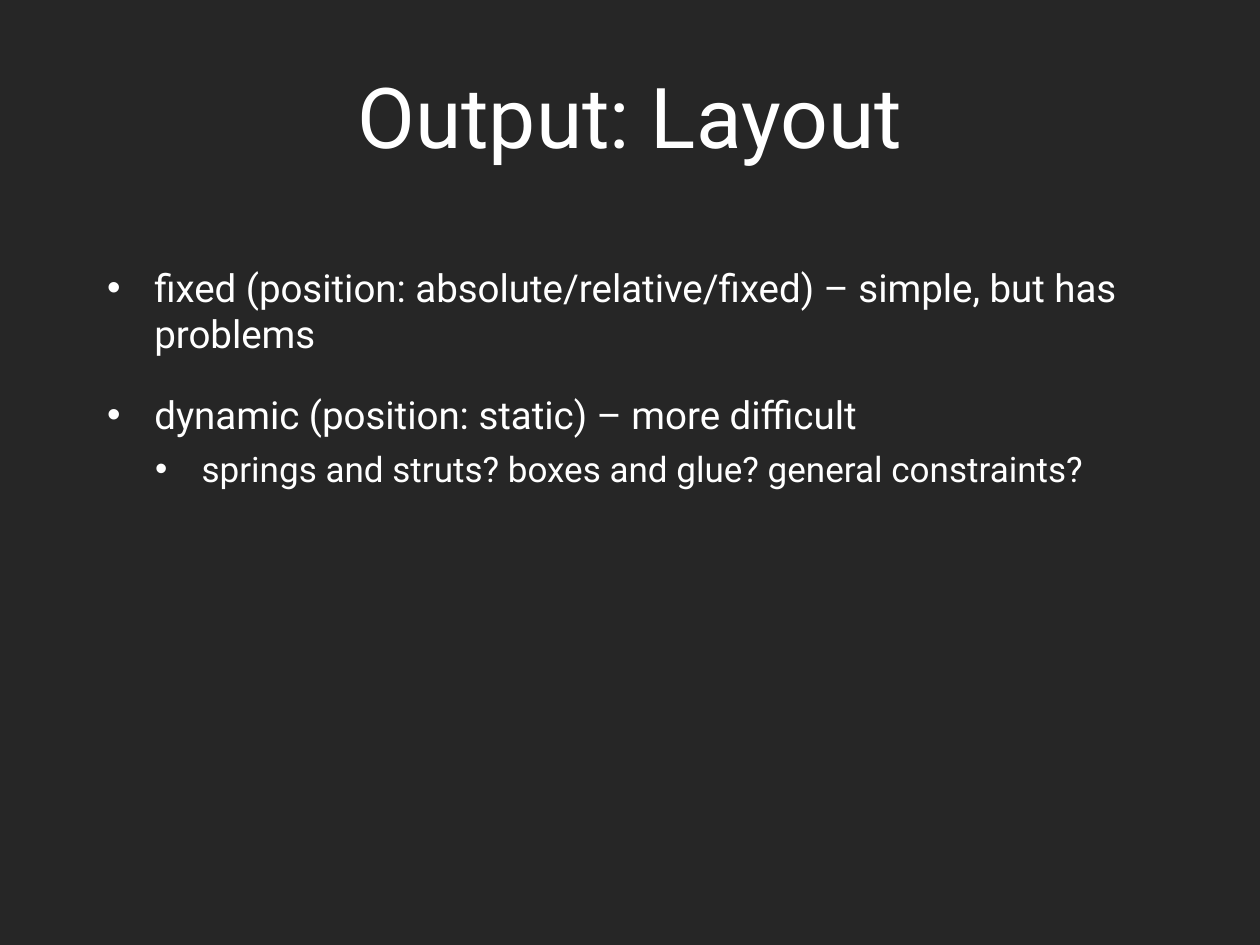
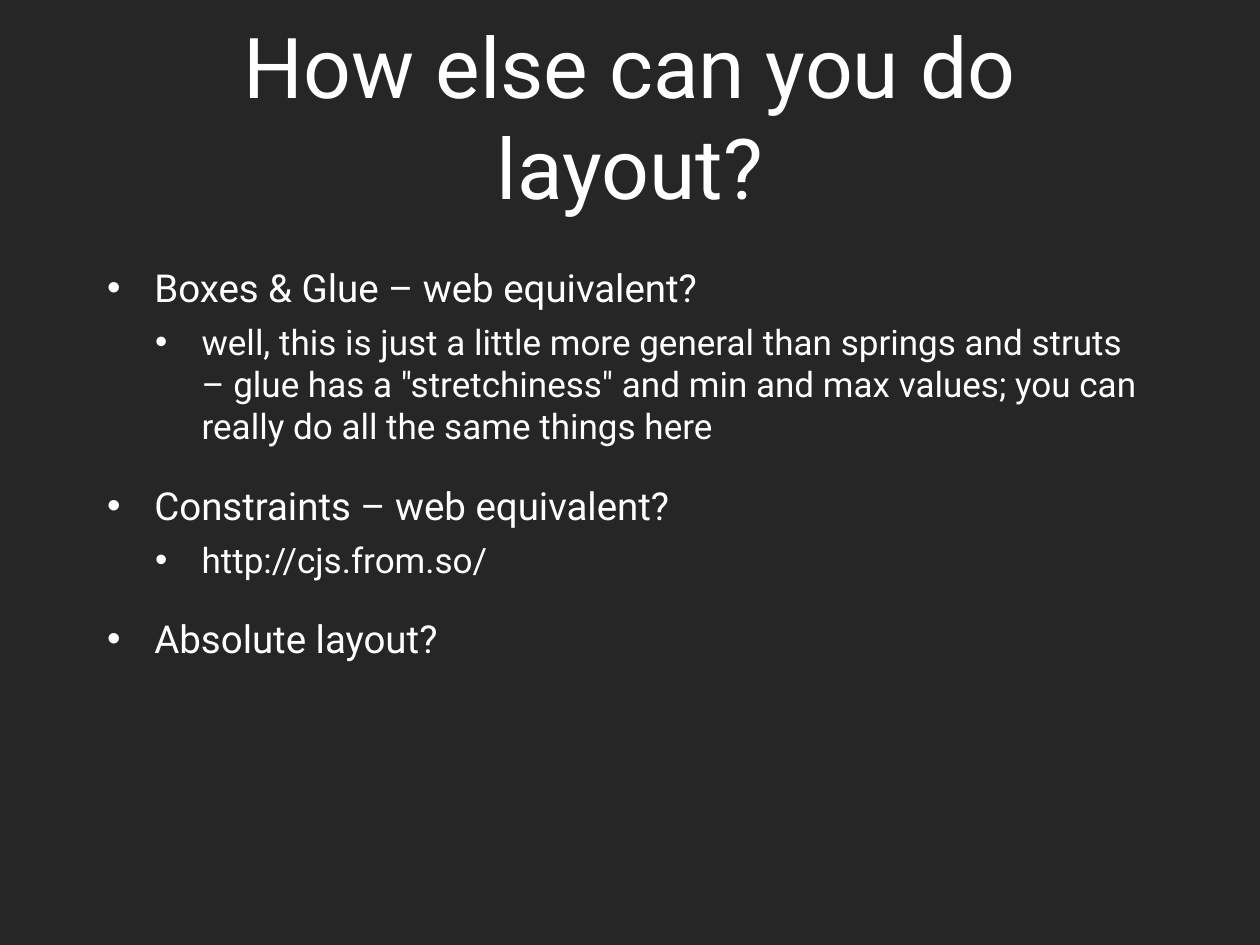
Before and after one commit to dantasse/ssuiweb2014, a slide deck: slide 13 of week13/week13.pptx (slide 9 before the commit). Drawn at 1260x945 pixels with LibreOffice and Linux fonts; fonts in the diff are those of the drawing. Boxes give left, top, right and bottom in pixels: in the first picture for what was removed or moved away, otherwise in the second. Text is boxed around its words. In the diff, an @@ line names an element or a change of style, - is before the commit and + after.

```diff
--- a/week13/week13.pptx
+++ b/week13/week13.pptx
@@ title at (244, 35, 1015, 217): text changed @@
-Output: Layout
+How else can you do layout?
@@ text at (154, 273, 1136, 662): text changed; size 22 to 20 pt @@
-• fixed (position: absolute/relative/fixed) – simple, but has problems
-• dynamic (position: static) – more difficult
-  • springs and struts? boxes and glue? general constraints?
+• Boxes & Glue – web equivalent?
+  • well, this is just a little more general than springs and struts – glue has a "stretchiness" and min and max values; you can really do all the same things here
+• Constraints – web equivalent?
+  • http://cjs.from.so/
+• Absolute layout?
```
Also in this commit, not shown: 5 other slides changed, 11 slides added, 2 slides removed, 2 other files.
